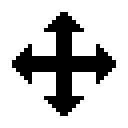
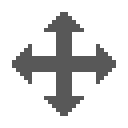
Comparing the layer stacks of the two 128x128 images. Changes:
painted on "Слой" over [12, 12, 116, 116]
